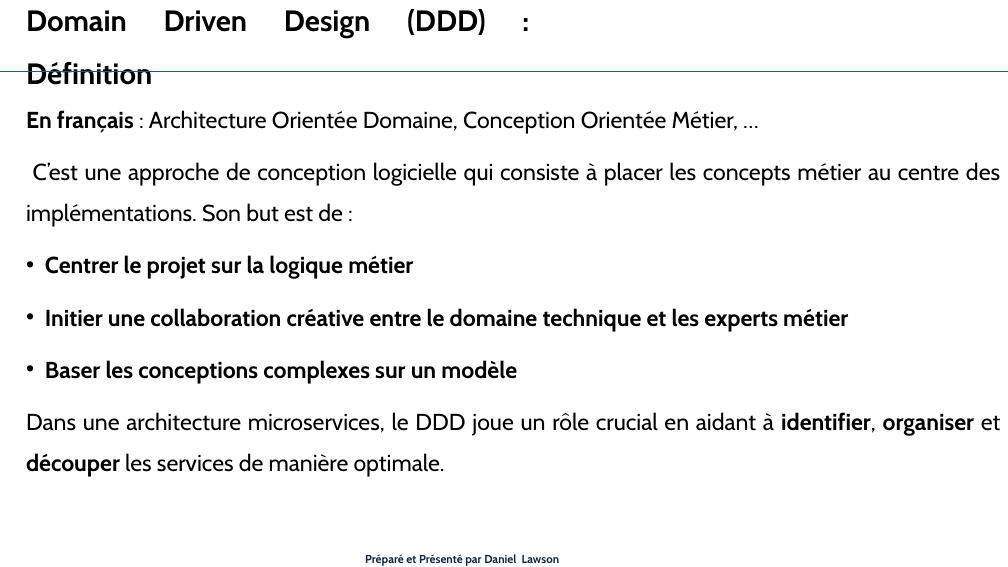
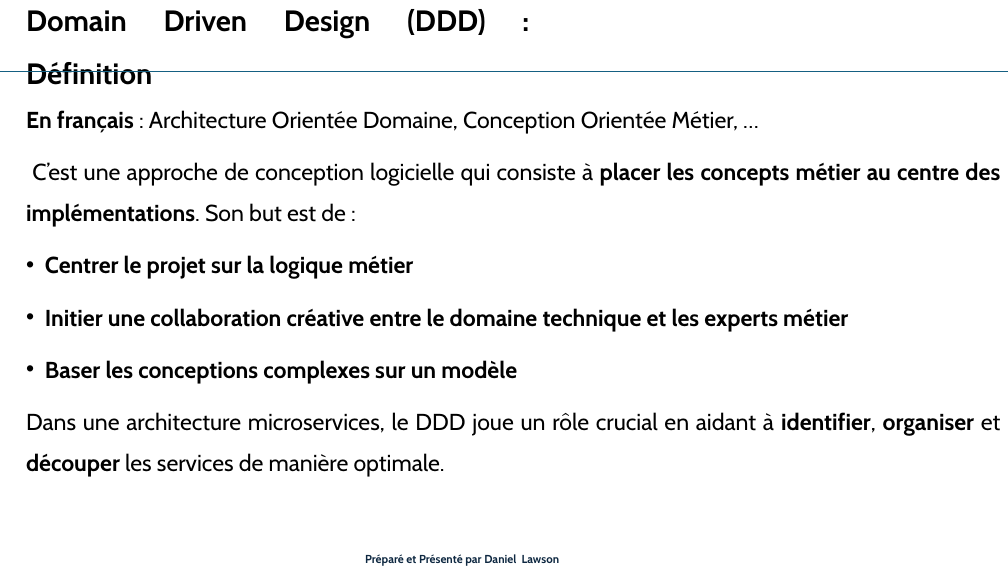
Before and after one commit to danylaws/microservices-course-efrei, a slide deck: slide 5 of Mod-2_Conception-des-microservices/Mod-2_Conception-des-microservices.pptx. Drawn at 1008x567 pixels with LibreOffice and Linux fonts; fonts in the diff are those of the drawing. Boxes give left, top, right and bottom in pixels: in the first picture for what was removed or moved away, otherwise in the second. Text is boxed around its words. In the diff, an @@ line names an element or a change of style, - is before the commit and + after.

```diff
--- a/Mod-2_Conception-des-microservices/Mod-2_Conception-des-microservices.pptx
+++ b/Mod-2_Conception-des-microservices/Mod-2_Conception-des-microservices.pptx
@@ text at [26, 162, 1000, 227]: bold on in "placer les concepts métier au centre des ..." @@
```
Also in this commit, not shown: 1 other slide changed, 8 slides added, 1 slide removed, 3 other files.
